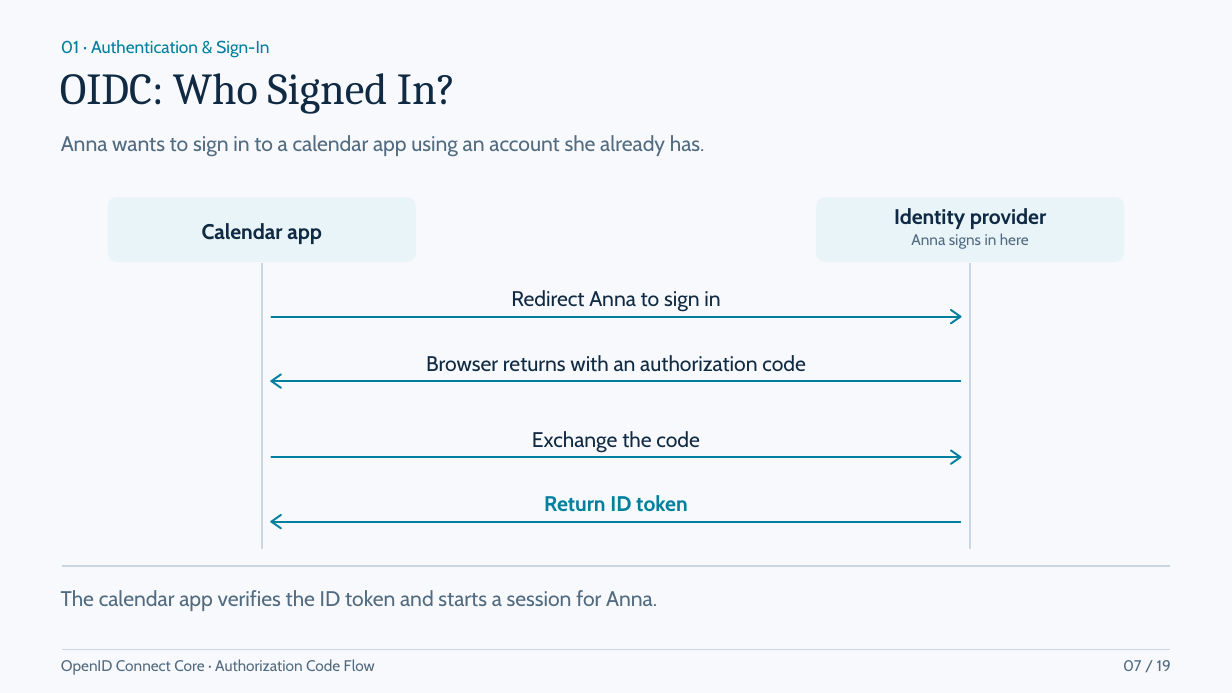
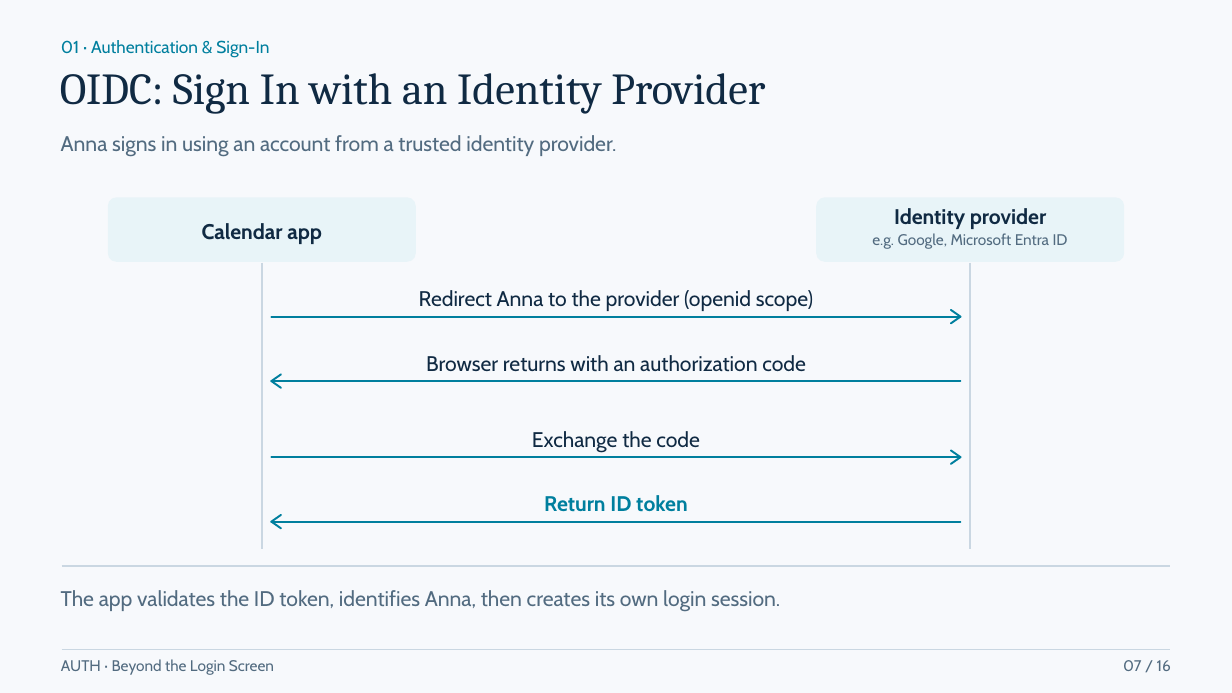
Before and after one commit to Daniiislo/TechSharing, a slide deck: slide 7 of Auth/presentation/Auth - Beyond the Login Screen.pptx. Drawn at 1232x693 pixels with LibreOffice and Linux fonts; fonts in the diff are those of the drawing. Boxes give left, top, right and bottom in pixels: in the first picture for what was removed or moved away, otherwise in the second. Text is boxed around its words. In the diff, an @@ line names an element or a change of style, - is before the commit and + after.

Commit message:
docs(auth): sync agenda and refresh exported slide deck

```diff
--- a/Auth/presentation/Auth - Beyond the Login Screen.pptx
+++ b/Auth/presentation/Auth - Beyond the Login Screen.pptx
@@ text at (x1=60, y1=73, x2=765, y2=114): text changed @@
-OIDC: Who Signed In?
+OIDC: Sign In with an Identity Provider
@@ text at (x1=61, y1=135, x2=616, y2=157): text changed @@
-Anna wants to sign in to a calendar app using an account she already has.
+Anna signs in using an account from a trusted identity provider.
@@ text at (x1=872, y1=233, x2=1068, y2=249): text changed @@
-Anna signs in here
+e.g. Google, Microsoft Entra ID
@@ text at (x1=419, y1=290, x2=813, y2=311): text changed @@
-Redirect Anna to sign in
+Redirect Anna to the provider (openid scope)
@@ text at (x1=61, y1=590, x2=780, y2=612): text changed @@
-The calendar app verifies the ID token and starts a session for Anna.
+The app validates the ID token, identifies Anna, then creates its own login session.
@@ text at (x1=61, y1=659, x2=274, y2=675): text changed @@
-OpenID Connect Core · Authorization Code Flow
+AUTH · Beyond the Login Screen
@@ text at (x1=1123, y1=660, x2=1171, y2=671): text changed @@
-07 / 19
+07 / 16
```
Also in this commit, not shown: 10 other slides changed, 5 slides added, 14 slides removed, 12 other files.
